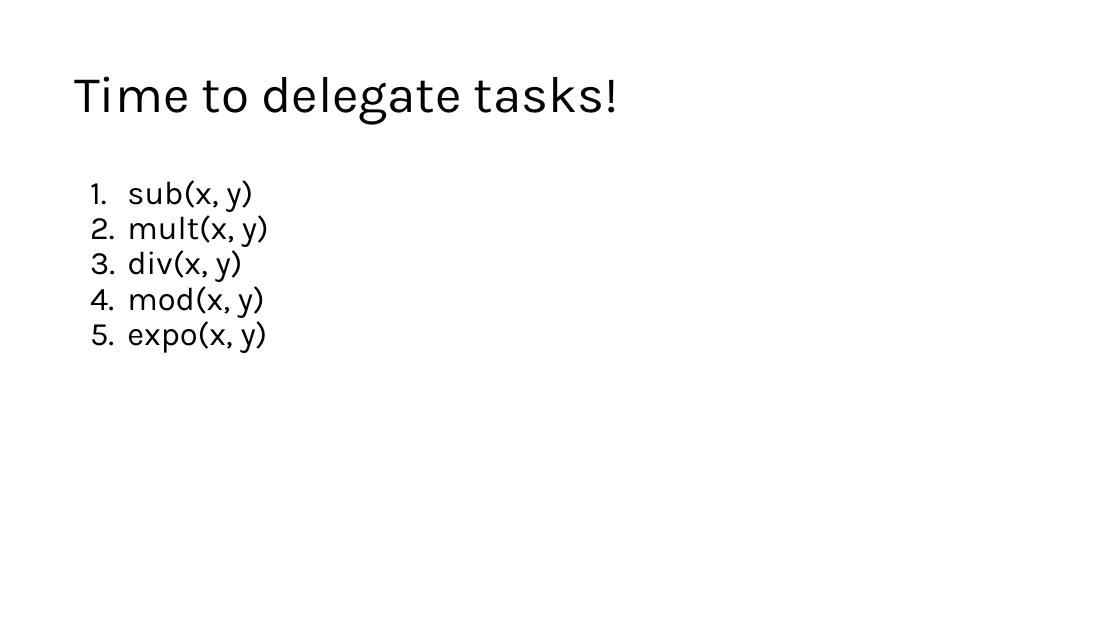
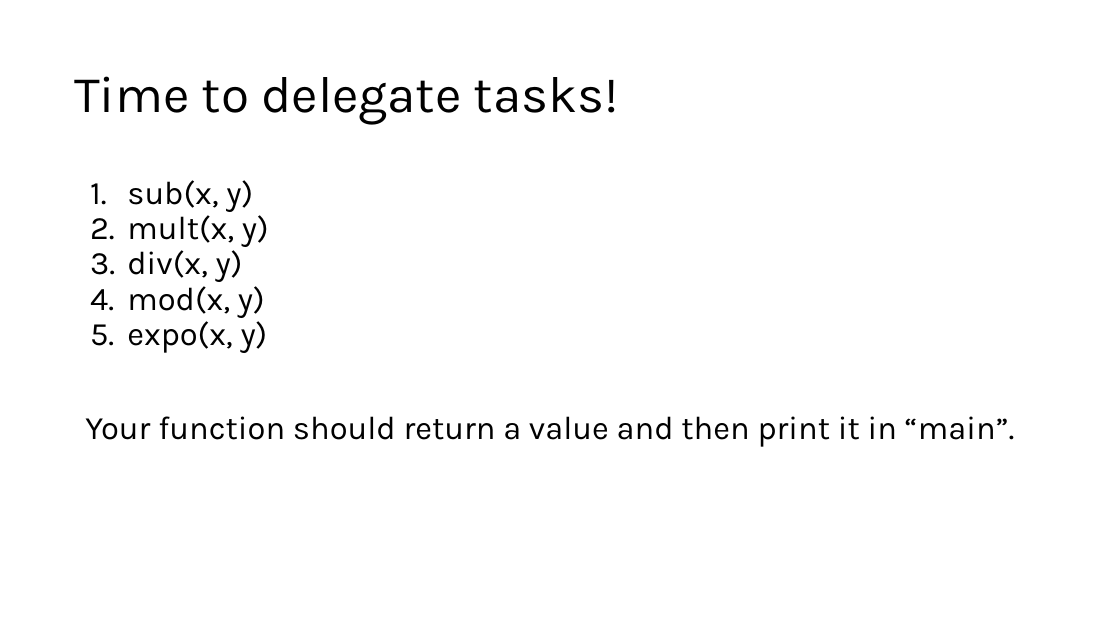
Before and after one commit to theycallmemac/talks, a slide deck: slide 6 of Git/GitTogether/GitTogether.pptx. Drawn at 1120x630 pixels with LibreOffice and Linux fonts; fonts in the diff are those of the drawing; background and template pictures are left out. Boxes give left, top, right and bottom in pixels: in the first picture for what was removed or moved away, otherwise in the second. Text is boxed around its words. In the diff, an @@ line names an element or a change of style, - is before the commit and + after.

```diff
--- a/Git/GitTogether/GitTogether.pptx
+++ b/Git/GitTogether/GitTogether.pptx
@@ text at (85,416,1015,447): paragraph added @@
+Your function should return a value and then print it in “main”.
```
Also in this commit, not shown: 10 other files.
